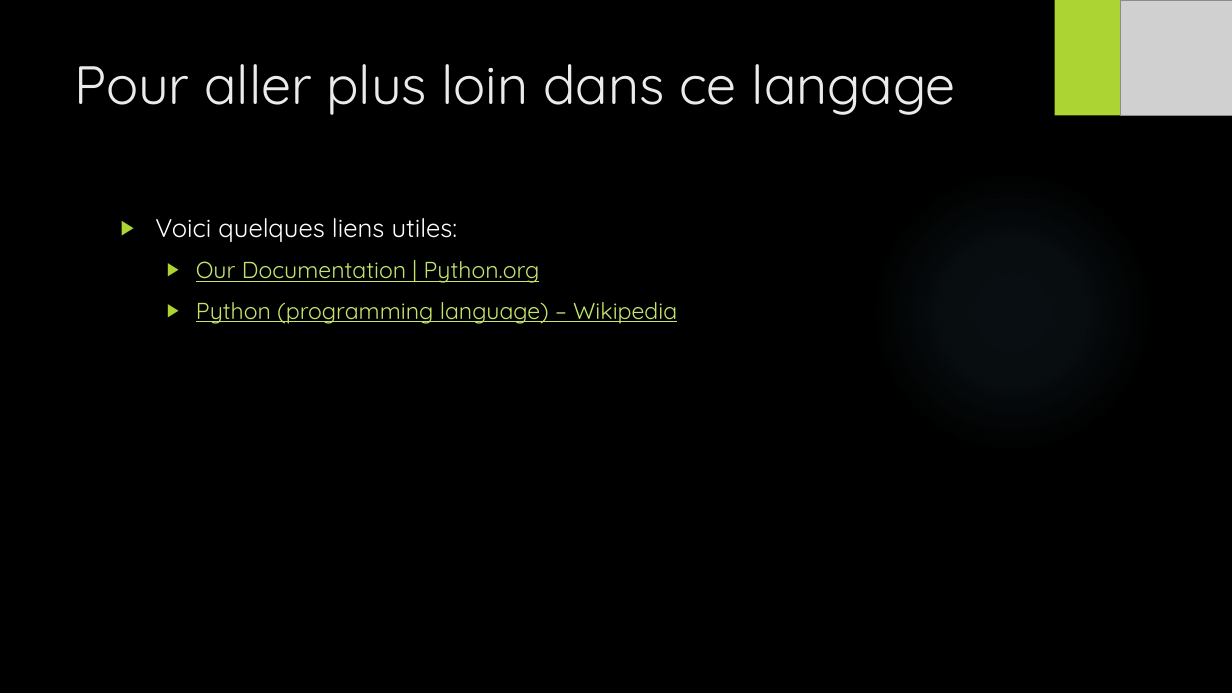
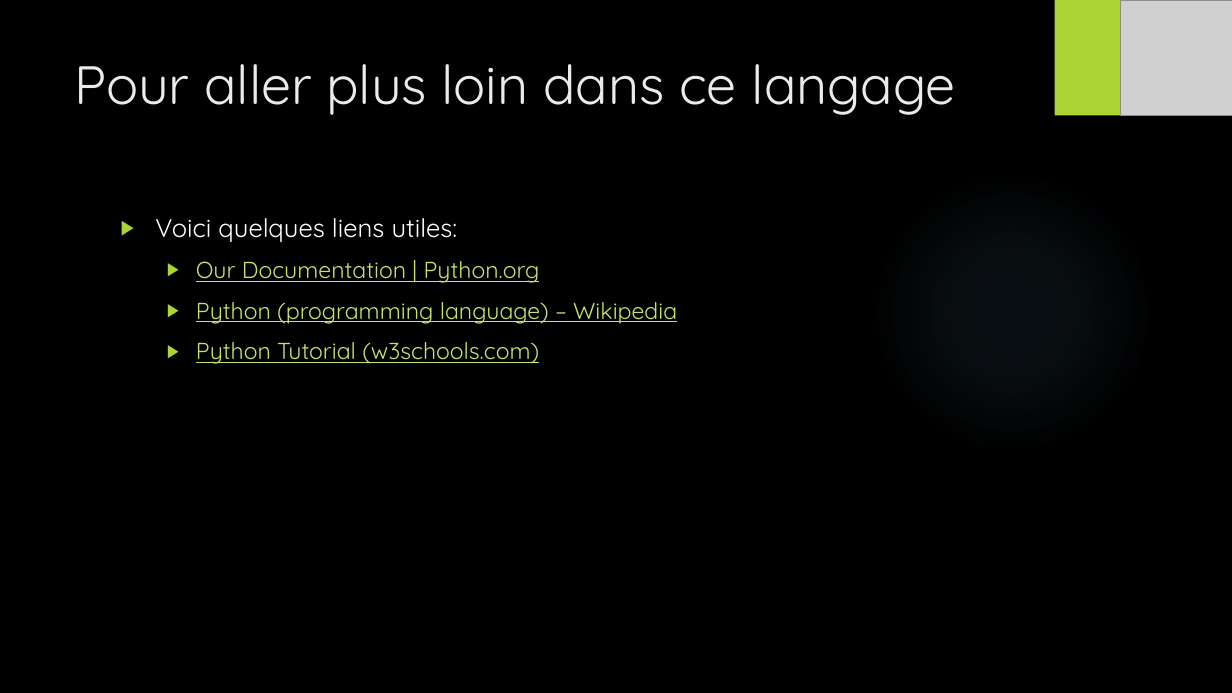
Before and after one commit to At0micTurtle/App_Bourse, a slide deck: slide 14 of Présentation Python.pptx (slide 16 before the commit). Drawn at 1232x693 pixels with LibreOffice and Linux fonts; fonts in the diff are those of the drawing; grey boxes stand for pictures; background and template pictures are left out. Boxes give left, top, right and bottom in pixels: in the first picture for what was removed or moved away, otherwise in the second. Text is boxed around its words. In the diff, an @@ line names an element or a change of style, - is before the commit and + after.

```diff
--- a/Présentation Python.pptx
+++ b/Présentation Python.pptx
@@ text at (196, 342, 539, 364): paragraph added @@
+  ▶ Python Tutorial (w3schools.com)
```
Also in this commit, not shown: 2 other slides changed, 3 slides added, 5 slides removed.
